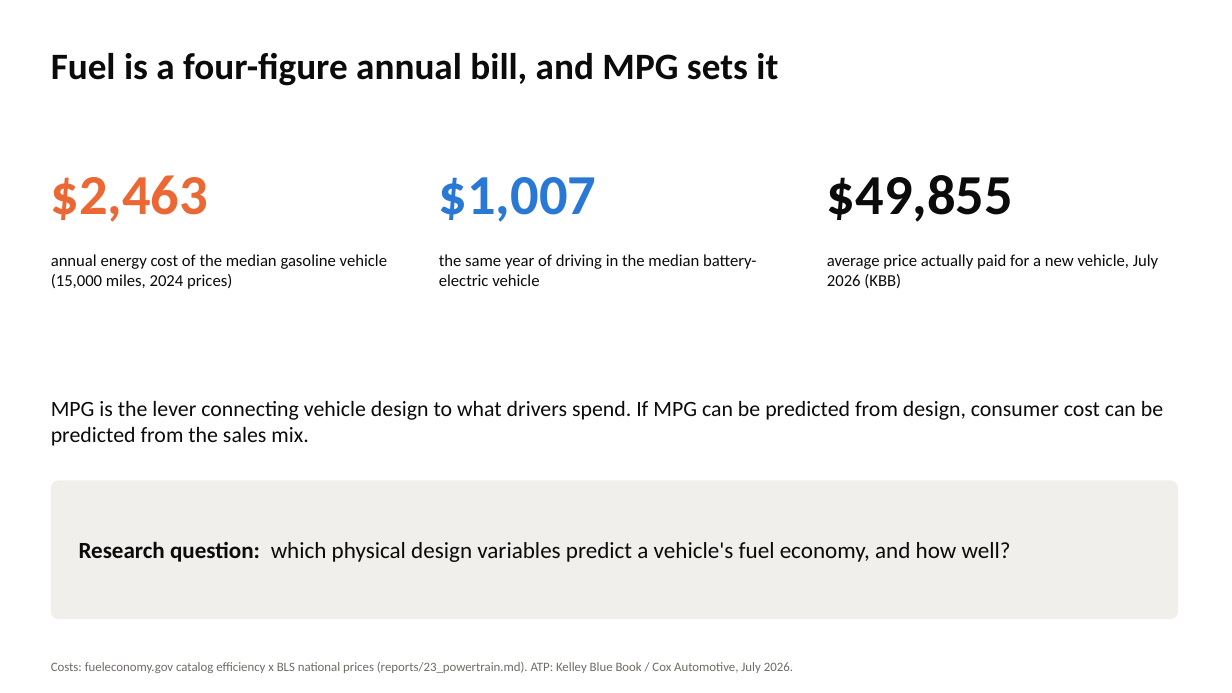
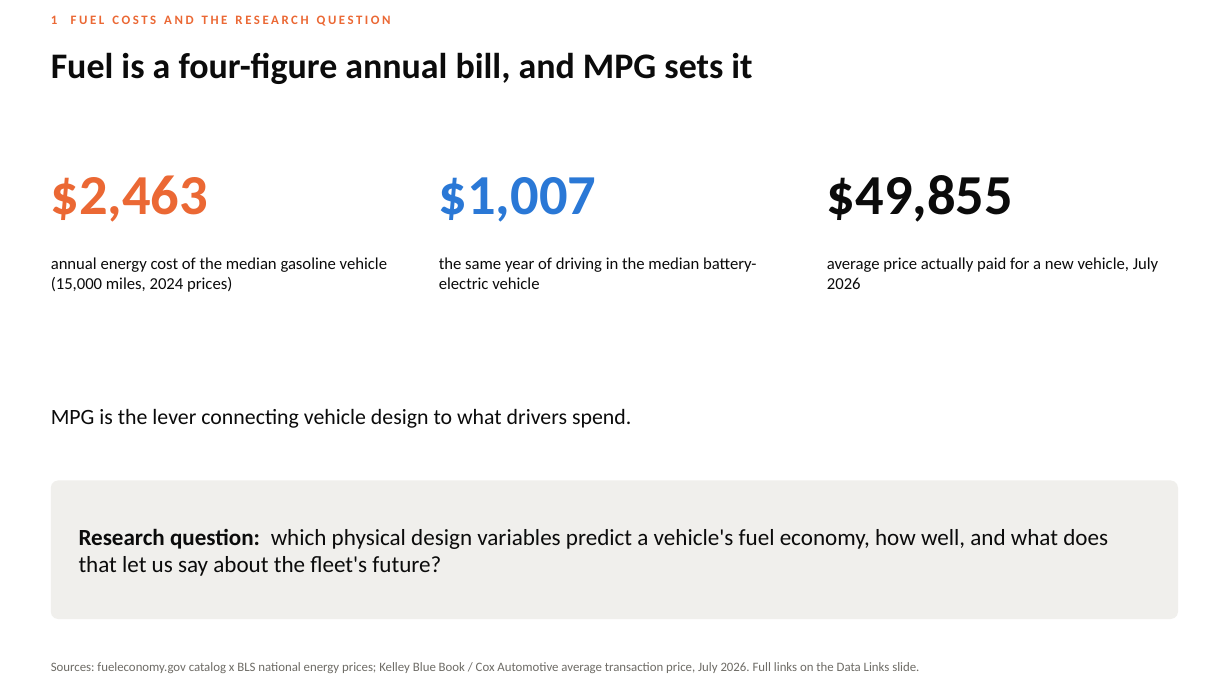
Before and after one commit to SCherwonik/OS3180, a slide deck: slide 2 of MPG Prediction Deck.pptx. Drawn at 1232x693 pixels with LibreOffice and Linux fonts; fonts in the diff are those of the drawing. Boxes give left, top, right and bottom in pixels: in the first picture for what was removed or moved away, otherwise in the second. Text is boxed around its words. In the diff, an @@ line names an element or a change of style, - is before the commit and + after.

```diff
--- a/MPG Prediction Deck.pptx
+++ b/MPG Prediction Deck.pptx
@@ text added at [51, 15, 391, 26], 10 pt, text #EB6834, bold @@
+1 FUEL COSTS AND THE RESEARCH QUESTION
@@ text "Fuel is a four-figure annual ..." at [51, 52, 752, 84]: size 29 to 28 pt @@
@@ text at [827, 257, 1158, 289]: text changed @@
-average price actually paid for a new vehicle, July 2026 (KBB)
+average price actually paid for a new vehicle, July 2026
@@ text at [51, 409, 631, 428]: text changed @@
-MPG is the lever connecting vehicle design to what drivers spend. If MPG can be predicted from design, consumer cost can be predicted from the sales mix.
+MPG is the lever connecting vehicle design to what drivers spend.
@@ text at [79, 528, 1108, 576]: text changed @@
-Research question: which physical design variables predict a vehicle's fuel economy, and how well?
+Research question: which physical design variables predict a vehicle's fuel economy, how well, and what does that let us say about the fleet's future?
@@ text at [51, 662, 919, 673]: text changed @@
-Costs: fueleconomy.gov catalog efficiency x BLS national prices (reports/23_powertrain.md). ATP: Kelley Blue Book / Cox Automotive, July 2026.
+Sources: fueleconomy.gov catalog x BLS national energy prices; Kelley Blue Book / Cox Automotive average transaction price, July 2026. Full links on the Data Links slide.
```
Also in this commit, not shown: 18 other slides changed, 15 slides added, 10 slides removed, 23 other files.
